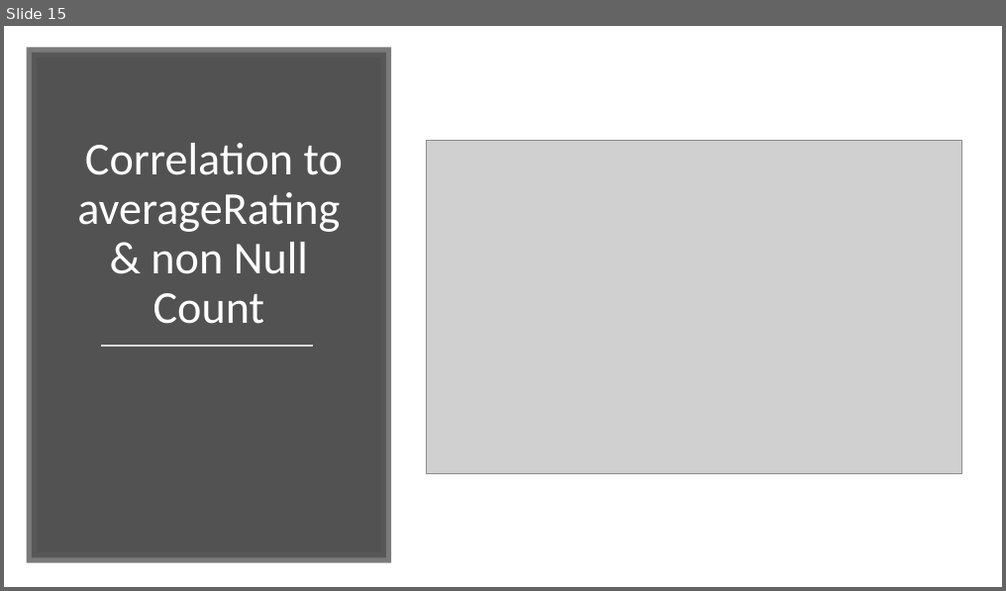
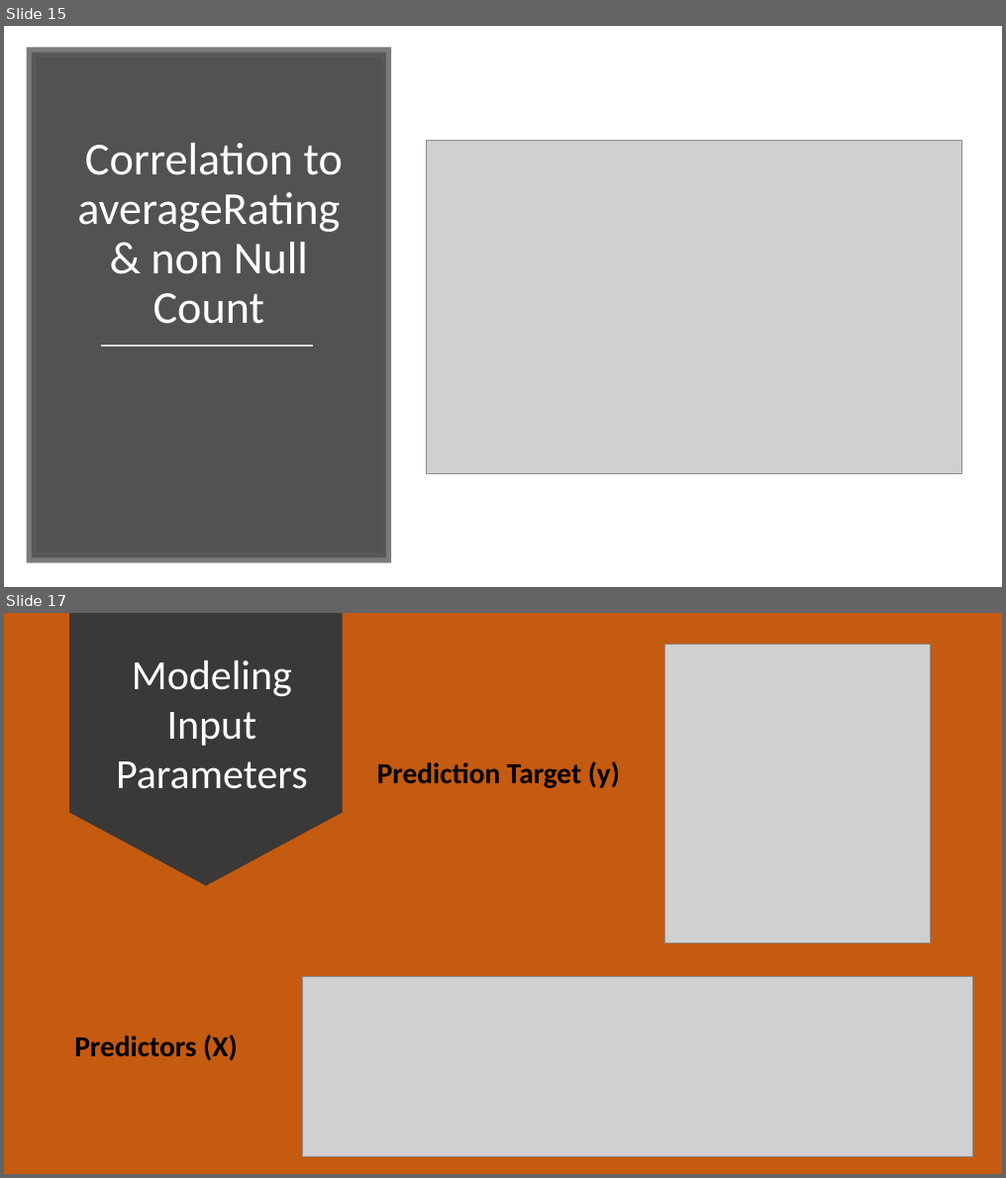
Before and after one commit to dniedermier-cscc/Scrum-Lords-Capstone-2018, a slide deck: Presentation/ScrumLords_Capstone.pptx. Shown one above the other, each under a label of ours: slide 15 before the commit, slides 15 and 17 after it; the slides between them are not shown. The pictures are 1006x591 and 1006x1178 pixels, drawn with LibreOffice and Linux fonts; fonts in the diff are those of the drawing; grey boxes stand for pictures. Boxes give left, top, right and bottom in pixels: in the first picture for what was removed or moved away, otherwise in the second. Text is boxed around its words. In the diff, an @@ line names an element or a change of style, - is before the commit and + after.

```diff
--- a/Presentation/ScrumLords_Capstone.pptx
+++ b/Presentation/ScrumLords_Capstone.pptx
@@ slide 17 added at box(4, 613, 1002, 1174), background #C55A11 @@
@@ down arrow added at box(70, 613, 344, 885), fill #3B3838 @@
@@ text added at box(116, 661, 308, 789), 40 pt, text #FFFFFF @@
+Modeling Input Parameters
@@ picture added at box(665, 644, 930, 943) @@
@@ text added at box(377, 761, 620, 788), 28 pt, text #000000, bold @@
+Prediction Target (y)
@@ picture added at box(303, 977, 973, 1157) @@
@@ text added at box(74, 1035, 237, 1060), 28 pt, text #000000, bold @@
+Predictors (X)
```
Also in this commit, not shown: 7 slides changed, 7 other slides added, 5 slides removed.
